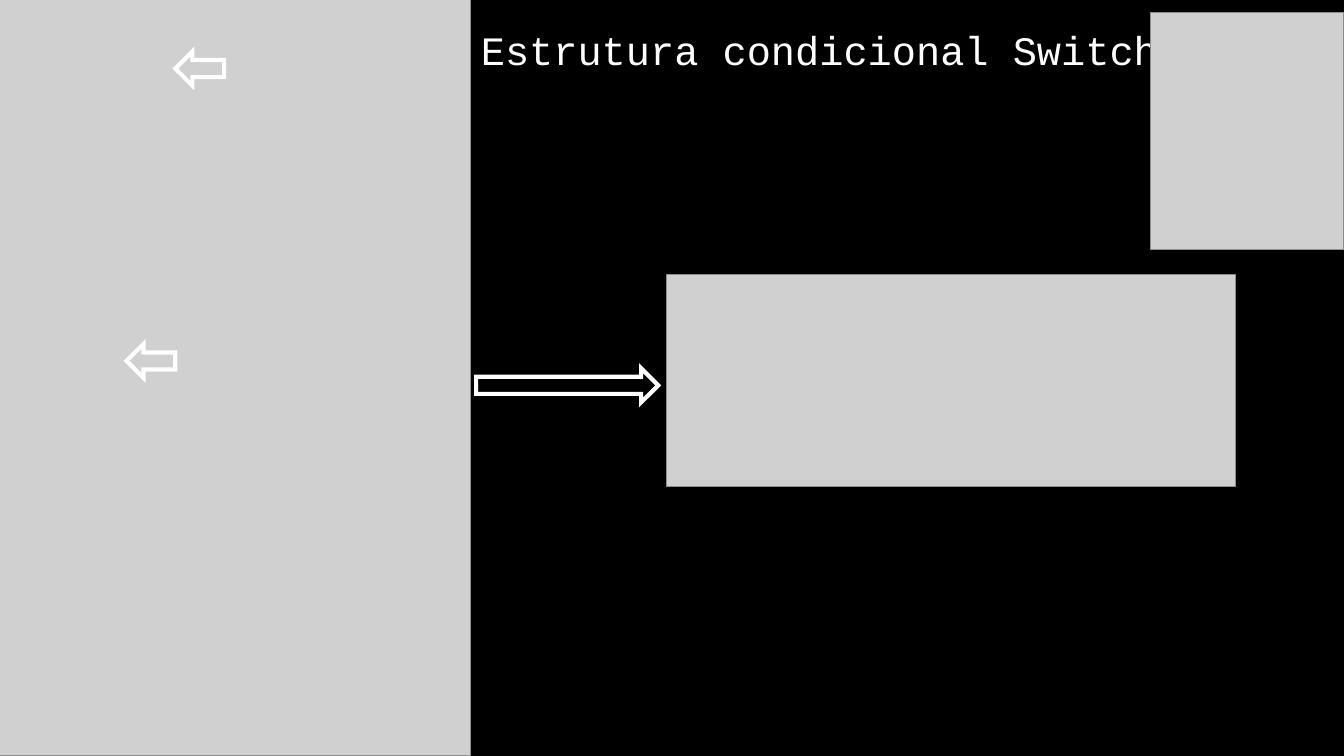
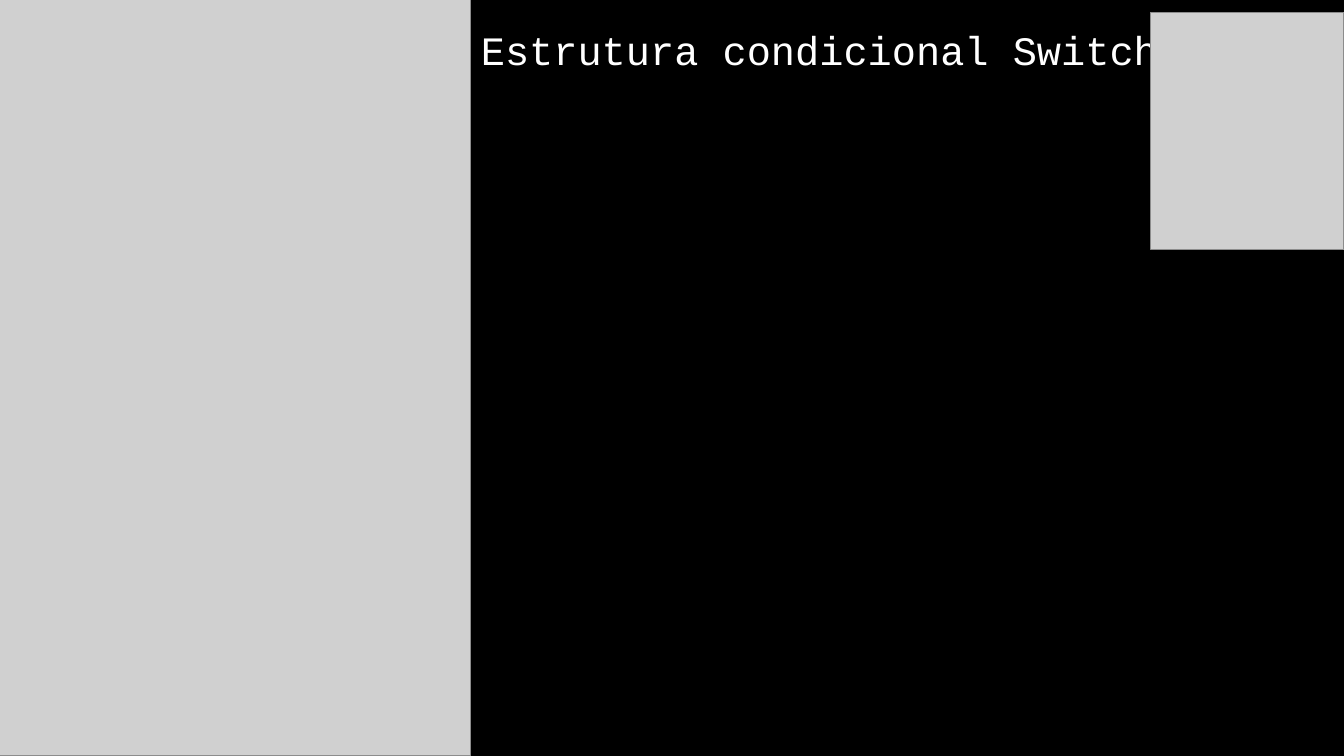
Before and after one commit to jrdutra/algoritmos, a slide deck: slide 25 of material_de_apoio/resumo_pratico.pptx (slide 19 before the commit). Drawn at 1344x756 pixels with LibreOffice and Linux fonts; fonts in the diff are those of the drawing; grey boxes stand for pictures. Boxes give left, top, right and bottom in pixels: in the first picture for what was removed or moved away, otherwise in the second. Text is boxed around its words. In the diff, an @@ line names an element or a change of style, - is before the commit and + after.

```diff
--- a/material_de_apoio/resumo_pratico.pptx
+++ b/material_de_apoio/resumo_pratico.pptx
@@ down arrow removed at <box>175,51,224,86</box> @@
@@ picture removed at <box>666,274,1235,486</box> @@
@@ down arrow removed at <box>127,344,175,378</box> @@
@@ down arrow removed at <box>476,369,659,403</box> @@
```
Also in this commit, not shown: 1 other slide changed, 17 slides added.
